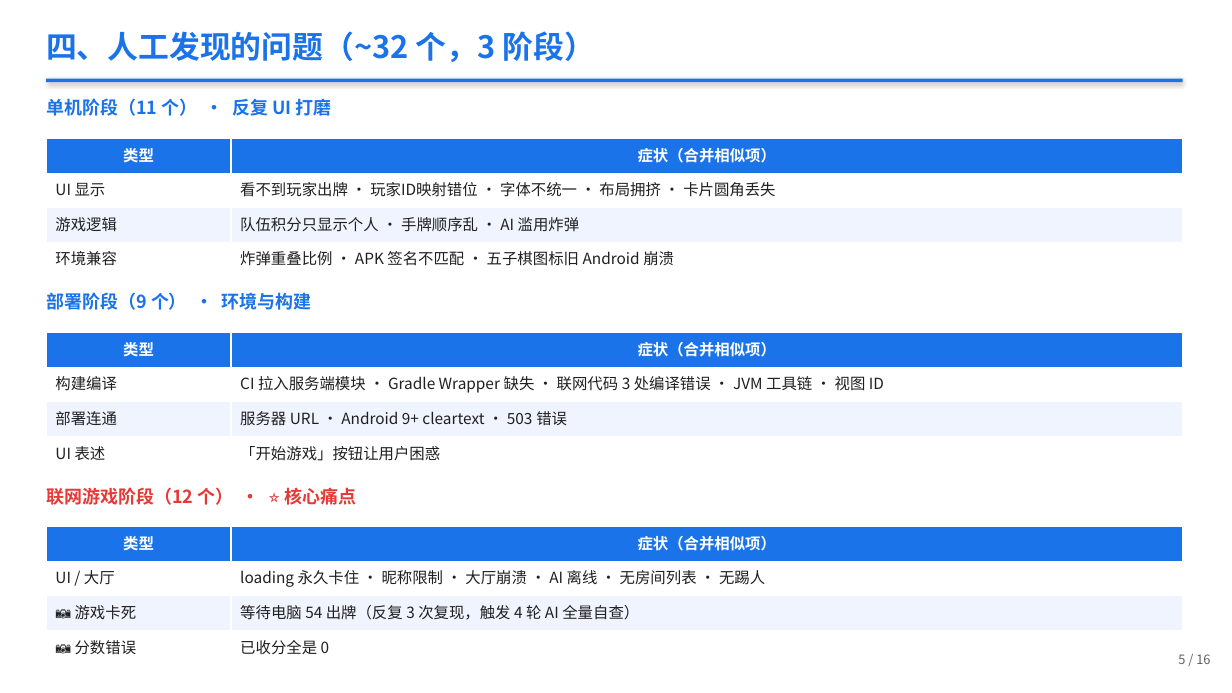
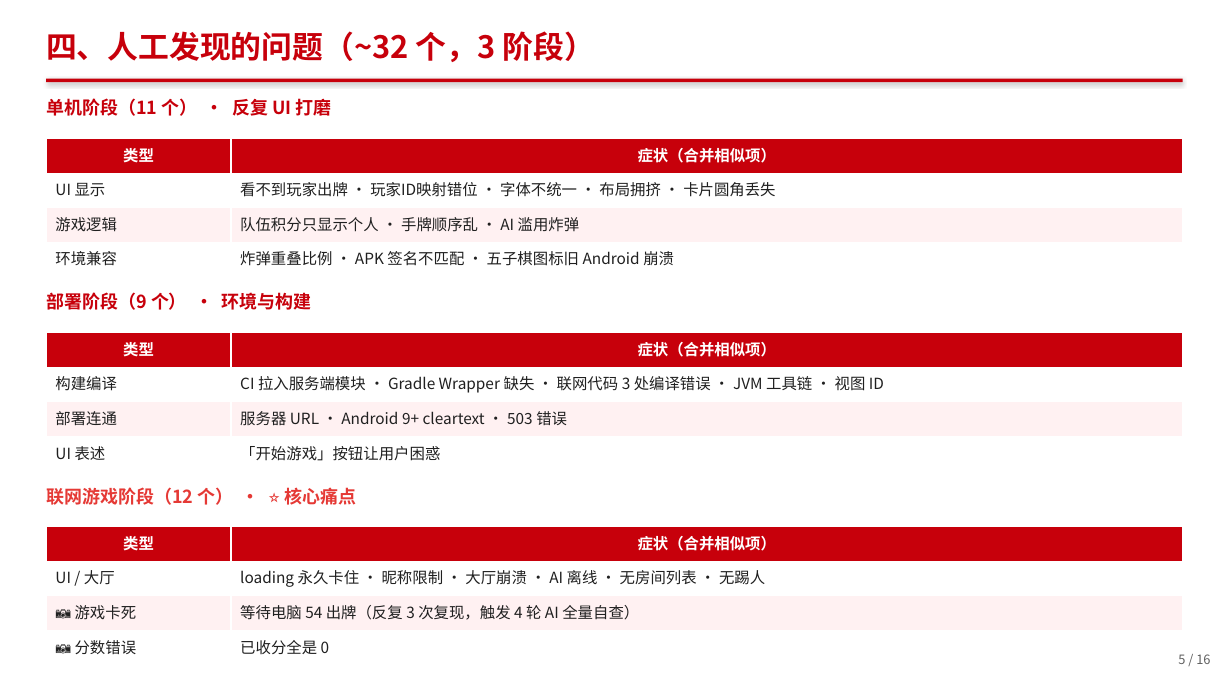
Before and after one commit to berming/AndroidAPP, a slide deck: slide 5 of docs/dev_summary.pptx. Drawn at 1232x693 pixels with LibreOffice and Linux fonts; fonts in the diff are those of the drawing. Boxes give left, top, right and bottom in pixels: in the first picture for what was removed or moved away, otherwise in the second. Text is boxed around its words. In the diff, an @@ line names an element or a change of style, - is before the commit and + after.

```diff
--- a/docs/dev_summary.pptx
+++ b/docs/dev_summary.pptx
@@ rectangle at box(46, 79, 1183, 82): fill #1A73E8 to #C7000B @@
@@ table at box(46, 139, 1183, 277) @@
@@ fill #1A73E8 to #C7000B in row 1 @@
@@ fill #F0F4FF to #FFF1F2 in row 3 @@
@@ text colour #1A73E8 to #C7000B in 3 elements at box(46, 31, 594, 62), box(46, 98, 332, 116), box(46, 292, 311, 310) @@
@@ table at box(46, 333, 1183, 471) @@
@@ fill #1A73E8 to #C7000B in row 1 @@
@@ fill #F0F4FF to #FFF1F2 in row 3 @@
@@ table at box(46, 527, 1183, 665) @@
@@ fill #1A73E8 to #C7000B in row 1 @@
@@ fill #F0F4FF to #FFF1F2 in row 3 @@
```
Also in this commit, not shown: 15 other slides changed, 1 other file.
